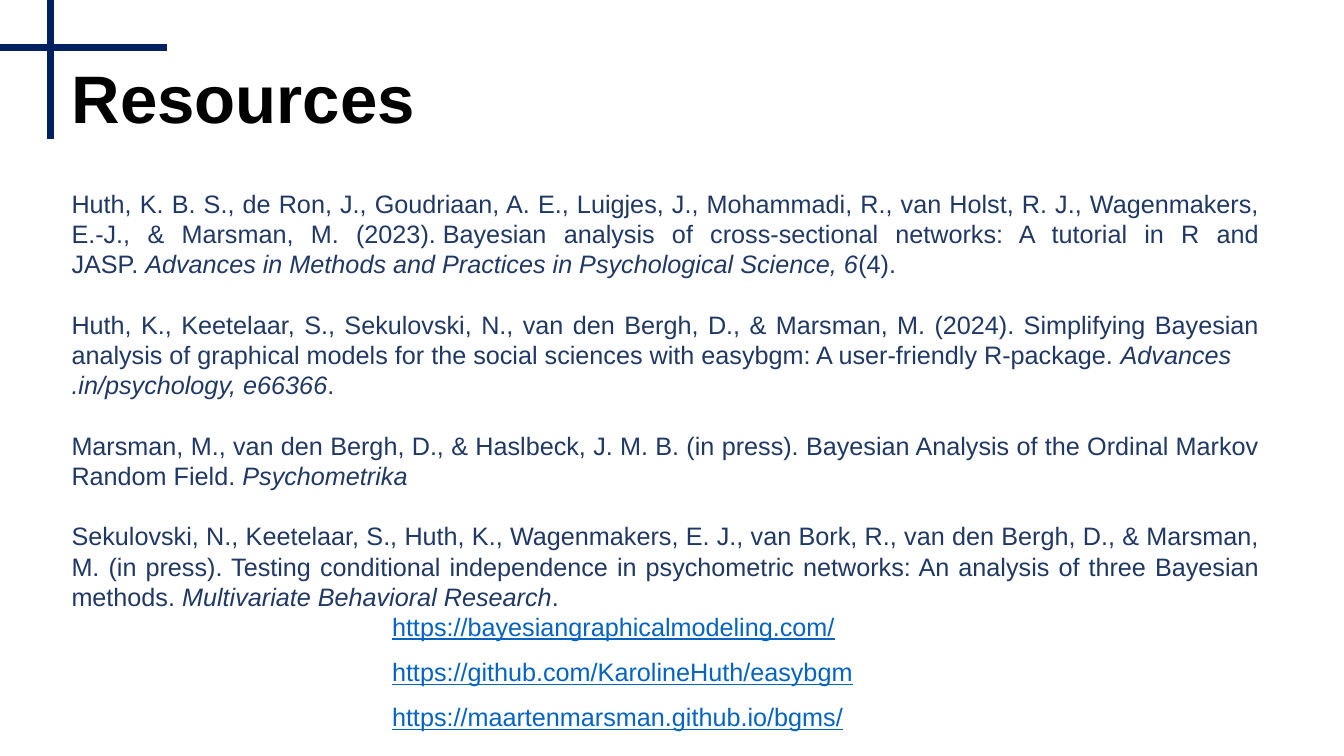
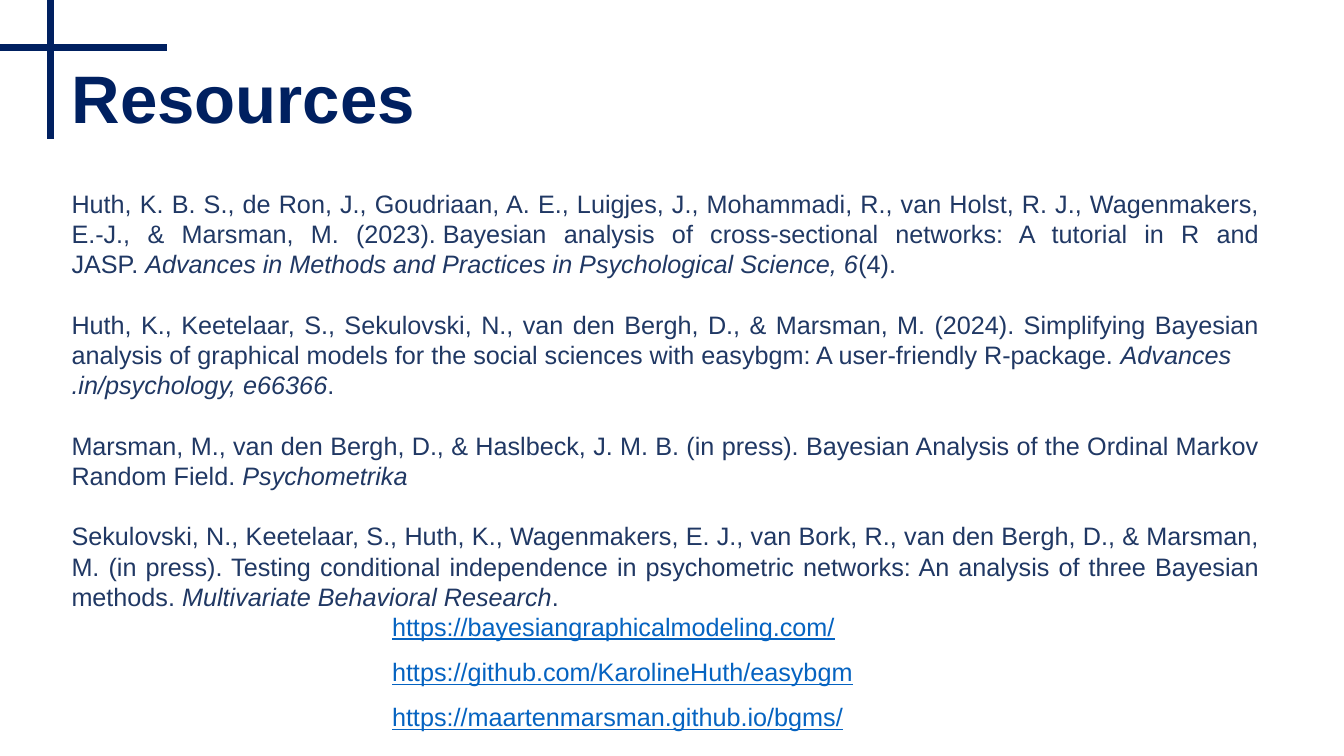
Before and after one commit to Bayesian-Graphical-Modelling-Lab/BGM_Workshops, a slide deck: slide 21 of 2_Tutorial/Part III - Tutorial.pptx (slide 17 before the commit). Drawn at 1344x756 pixels with LibreOffice and Linux fonts; fonts in the diff are those of the drawing. Boxes give left, top, right and bottom in pixels: in the first picture for what was removed or moved away, otherwise in the second. Text is boxed around its words. In the diff, an @@ line names an element or a change of style, - is before the commit and + after.

```diff
--- a/2_Tutorial/Part III - Tutorial.pptx
+++ b/2_Tutorial/Part III - Tutorial.pptx
@@ text "Resources" at [72,76,415,124]: text colour #000000 to #002060 @@
```
Also in this commit, not shown: 9 other slides changed, 6 slides added, 1 slide removed, 23 other files.
